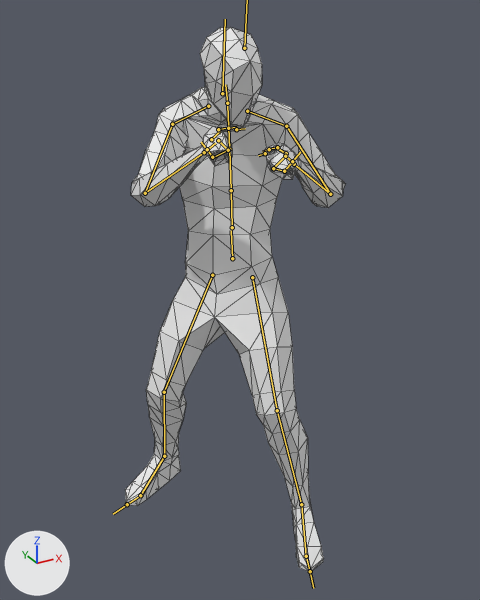
An edit to the glTF model Meshes/Rigged Character.gltf, drawn before and after from the same camera.
Both versions are drawn from a 50 mm lens placed at (-0.948, -1.913, 1.896), pointed at (0.081, -0.041, 0.96). Every picture has the same lights, and +X, +Y and +Z are marked at lower left. Both versions are drawn at frame 23 of the action 'Fight Idle'; the numbers are the values there. The bones that bend it are drawn over the model as lines. Mesh edges are drawn as thin lines.

Objects in the first picture: 'Character_Cube.002'.
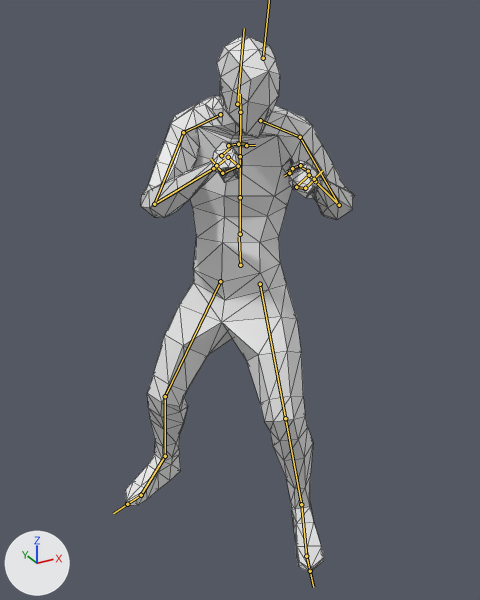
The change, as JSON lines over the scene's bpy script:
```json
{"block": "bone_mixamorig_hips", "where": "bone_mixamorig_hips = bpy.data.objects['Armature'].pose.bones['mixamorig:Hips']"}
{"op": "set", "path": "bone_mixamorig_hips.location", "old": "(0.114, -0.083, -0.02)", "new": "(0.133, -0.104, 0.003)"}
{"block": "bone_mixamorig_spine", "where": "bone_mixamorig_spine = bpy.data.objects['Armature'].pose.bones['mixamorig:Spine']  # child of 'mixamorig:Hips'"}
{"op": "set", "path": "bone_mixamorig_spine.rotation_quaternion", "old": "(0.999, 0.039, 0.013, -0.016)", "new": "(0.997, 0.059, 0.033, -0.032)", "note": "degrees (4, 2, -2) -> degrees (7, 4, -3)"}
{"block": "bone_mixamorig_head", "where": "bone_mixamorig_head = bpy.data.objects['Armature'].pose.bones['mixamorig:Head']  # child of 'mixamorig:Neck'"}
{"op": "set", "path": "bone_mixamorig_head.rotation_quaternion", "old": "(0.929, -0.044, 0.362, -0.067)", "new": "(0.935, -0.082, 0.339, -0.064)", "note": "degrees (-10, 42, -12) -> degrees (-15, 39, -13)"}
{"block": "bone_mixamorig_leftarm", "where": "bone_mixamorig_leftarm = bpy.data.objects['Armature'].pose.bones['mixamorig:LeftArm']  # child of 'mixamorig:LeftShoulder'"}
{"op": "set", "path": "bone_mixamorig_leftarm.rotation_quaternion", "old": "(0.876, 0.4, -0.257, -0.087)", "new": "(0.861, 0.417, -0.267, -0.112)", "note": "degrees (54, -22, -23) -> degrees (57, -22, -27)"}
{"block": "bone_mixamorig_rightarm", "where": "bone_mixamorig_rightarm = bpy.data.objects['Armature'].pose.bones['mixamorig:RightArm']  # child of 'mixamorig:RightShoulder'"}
{"op": "set", "path": "bone_mixamorig_rightarm.rotation_quaternion", "old": "(0.863, 0.231, 0.195, -0.406)", "new": "(0.875, 0.235, 0.219, -0.362)", "note": "degrees (16, 32, -46) -> degrees (18, 34, -40)"}
{"block": "bone_mixamorig_leftupleg", "where": "bone_mixamorig_leftupleg = bpy.data.objects['Armature'].pose.bones['mixamorig:LeftUpLeg']  # child of 'mixamorig:Hips'"}
{"op": "set", "path": "bone_mixamorig_leftupleg.rotation_quaternion", "old": "(0.967, 0.18, -0.16, 0.082)", "new": "(0.956, 0.214, -0.182, 0.089)", "note": "degrees (20, -20, 6) -> degrees (24, -23, 6)"}
{"block": "bone_mixamorig_leftleg", "where": "bone_mixamorig_leftleg = bpy.data.objects['Armature'].pose.bones['mixamorig:LeftLeg']  # child of 'mixamorig:LeftUpLeg'"}
{"op": "set", "path": "bone_mixamorig_leftleg.rotation_quaternion", "old": "(0.947, -0.32, -0.002, 0.002)", "new": "(0.917, -0.398, 0.015, -0.026)", "note": "degrees (-37, 0, 0) -> degrees (-47, 0, -3)"}
{"block": "bone_mixamorig_leftfoot", "where": "bone_mixamorig_leftfoot = bpy.data.objects['Armature'].pose.bones['mixamorig:LeftFoot']  # child of 'mixamorig:LeftLeg'"}
{"op": "set", "path": "bone_mixamorig_leftfoot.rotation_quaternion", "old": "(0.995, 0.029, -0.084, -0.056)", "new": "(0.995, 0.079, -0.055, -0.037)", "note": "degrees (4, -9, -7) -> degrees (9, -6, -5)"}
{"block": "bone_mixamorig_rightupleg", "where": "bone_mixamorig_rightupleg = bpy.data.objects['Armature'].pose.bones['mixamorig:RightUpLeg']  # child of 'mixamorig:Hips'"}
{"op": "set", "path": "bone_mixamorig_rightupleg.rotation_quaternion", "old": "(0.968, 0.197, 0.061, -0.146)", "new": "(0.96, 0.216, 0.062, -0.164)", "note": "degrees (22, 10, -15) -> degrees (24, 11, -17)"}
{"block": "bone_mixamorig_rightleg", "where": "bone_mixamorig_rightleg = bpy.data.objects['Armature'].pose.bones['mixamorig:RightLeg']  # child of 'mixamorig:RightUpLeg'"}
{"op": "set", "path": "bone_mixamorig_rightleg.rotation_quaternion", "old": "(0.923, -0.378, -0.047, -0.059)", "new": "(0.908, -0.411, -0.045, -0.065)", "note": "degrees (-44, -7, -4) -> degrees (-48, -8, -5)"}
{"block": "bone_mixamorig_rightfoot", "where": "bone_mixamorig_rightfoot = bpy.data.objects['Armature'].pose.bones['mixamorig:RightFoot']  # child of 'mixamorig:RightLeg'"}
{"op": "set", "path": "bone_mixamorig_rightfoot.rotation_quaternion", "old": "(0.985, 0.106, 0.118, 0.073)", "new": "(0.981, 0.118, 0.119, 0.099)", "note": "degrees (13, 13, 10) -> degrees (15, 12, 13)"}
```

Where the change shows, as pixel boxes (x1, y1, x2, y2) in the pictures (480 x 600 px):
```json
{"object": "Character_Cube.002", "change": "posed", "before": [125, 27, 346, 572], "after": [126, 37, 354, 572]}
{"bone": "mixamorig:Hips", "before": "(232, 258) to (231, 230)", "after": "(240, 265) to (239, 237)"}
{"bone": "mixamorig:Spine", "before": "(232, 227) to (231, 190)", "after": "(240, 234) to (240, 197)"}
{"bone": "mixamorig:Head", "before": "(222, 93) to (225, 19)", "after": "(237, 104) to (244, 28)"}
{"bone": "mixamorig:LeftArm", "before": "(286, 126) to (330, 194)", "after": "(300, 137) to (339, 205)"}
{"bone": "mixamorig:RightArm", "before": "(172, 124) to (145, 193)", "after": "(183, 132) to (154, 204)"}
{"bone": "mixamorig:LeftUpLeg", "before": "(252, 277) to (277, 410)", "after": "(260, 284) to (285, 418)"}
{"bone": "mixamorig:LeftLeg", "before": "(277, 410) to (301, 504)", "after": "(285, 418) to (301, 504)"}
{"bone": "mixamorig:RightUpLeg", "before": "(212, 275) to (164, 392)", "after": "(220, 281) to (165, 396)"}
{"bone": "mixamorig:RightLeg", "before": "(164, 392) to (164, 456)", "after": "(165, 396) to (165, 456)"}
{"bone": "mixamorig:RightFoot", "before": "(164, 456) to (140, 495)", "after": "(165, 456) to (141, 495)"}
```
